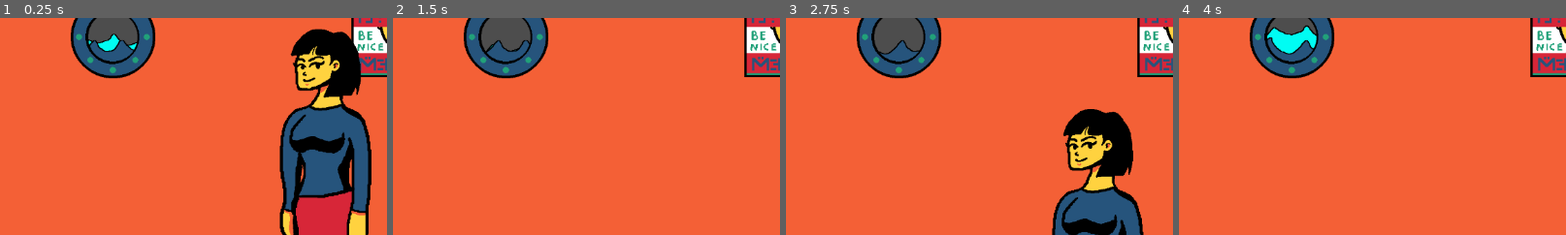
Above: before the commit, frames 1-4 (left to right).
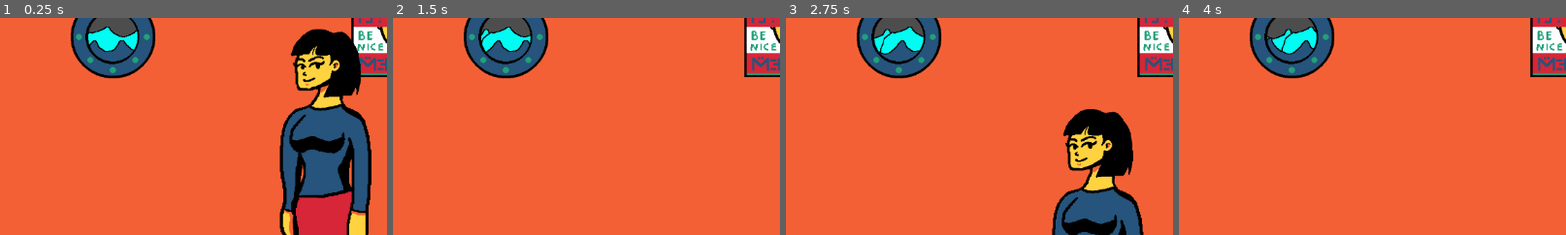
Above: after the commit, the same moments.

Repository: jame581/BrainAndGut
Game: Godot game, scene res://maps/room_1.tscn
Same seed, same stepped clock (60 frames per second), same inputs: the game is played once before the commit and once after it. This scene is started directly instead of the project's main scene.
Inputs (mouse positions are % of the whole screen's width and height, from its top left):
- Up to frame 1 (0.25 s): no input
- Up to frame 2 (1.5 s): move the mouse to (72, 45) at 0.52 s; press the mouse at (72, 45) at 0.53 s; move the mouse to (30, 55) at 1.27 s; release the mouse at (30, 55) at 1.28 s; click (30, 55) at 1.35 s
- Up to frame 3 (2.75 s): move the mouse to (60, 28) at 2.02 s; press the mouse at (60, 28) at 2.03 s
- Up to frame 4 (4 s): move the mouse to (45, 70) at 2.77 s; release the mouse at (45, 70) at 2.78 s; click (45, 70) at 2.85 s; move the mouse to (80, 65) at 3.52 s; press the mouse at (80, 65) at 3.53 s
The pictures show only the part of the screen within x 20-70%, y 13-63%; the shares and areas given below are measured in that part.

The runs differ from the first frame. In frame 1, 0.6% of the frame differs, in the area x 22-36%, y 4-13%; in frame 2, 0.9%; in frame 3, 1.0%, in the area x 22-36%, y 4-17%; in frame 4, 0.4%.

Commit message:
Disable animation for waves (parallax way is better)

Diff:
--- a/project/maps/room_1.tscn
+++ b/project/maps/room_1.tscn
@@ -99,4 +99,3 @@
 libraries = {
 "": SubResource("AnimationLibrary_nsu3t")
 }
-autoplay = "waves"
